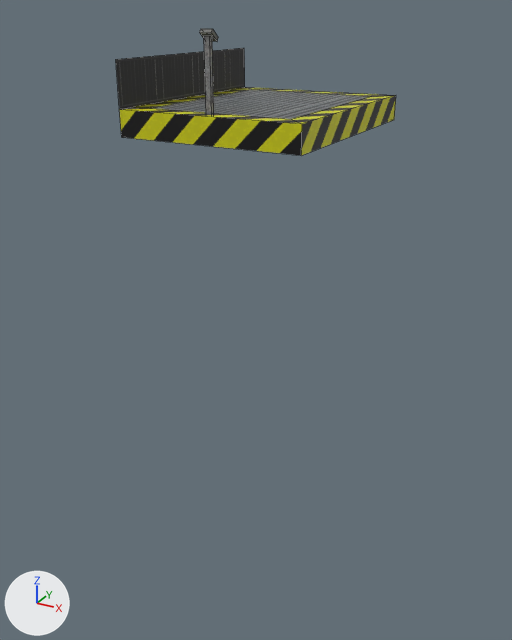
The Blender file assets/elevator.blend: old version first, new version second.
One viewpoint serves both versions: a camera (50 mm lens) standing at (5.83, -10.07, 2.34) and looking at (0.17, 0.23, -2.81). Every picture has the same lights, and +X, +Y and +Z are marked at lower left. Mesh edges are drawn as thin lines.

Names of what the first picture shows: 'ControlPanel', 'Elevator-col'.
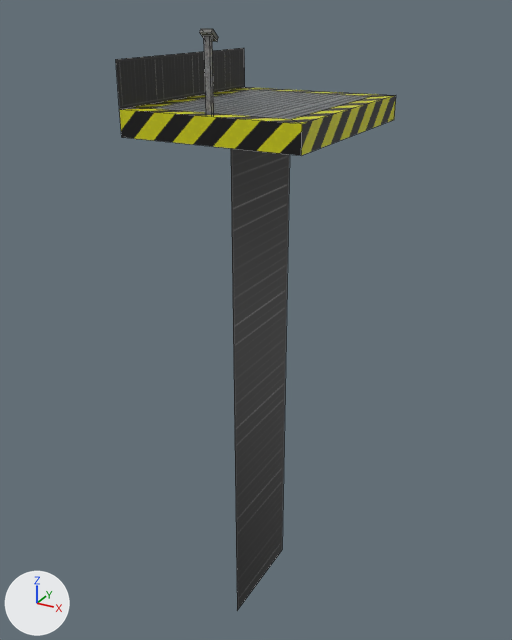
Commit message: made elevator actually work

Pixel boxes [x1, y1, x2, y2] of what changed, in the pictures (512 x 640 px):
'Plane', added (black): after [231, 148, 290, 610]

What changed in the scene script:
```text
Add me_plane:
    me_plane.from_pydata(...)  # 4 vertices, 1 face; spans x -1.0..8.55, y -1.0..1.0, z 0.0
    me_plane.materials.append(mat_railing)  # picture img_railing_png
Add ob_plane:
    ob_plane = bpy.data.objects.new('Plane', me_plane)
    ob_plane.location = (0.31, 0.18, -0.22)
    ob_plane.rotation_euler = (0.0, 1.571, 0.0)  # degrees (0, 90, 0)
```
